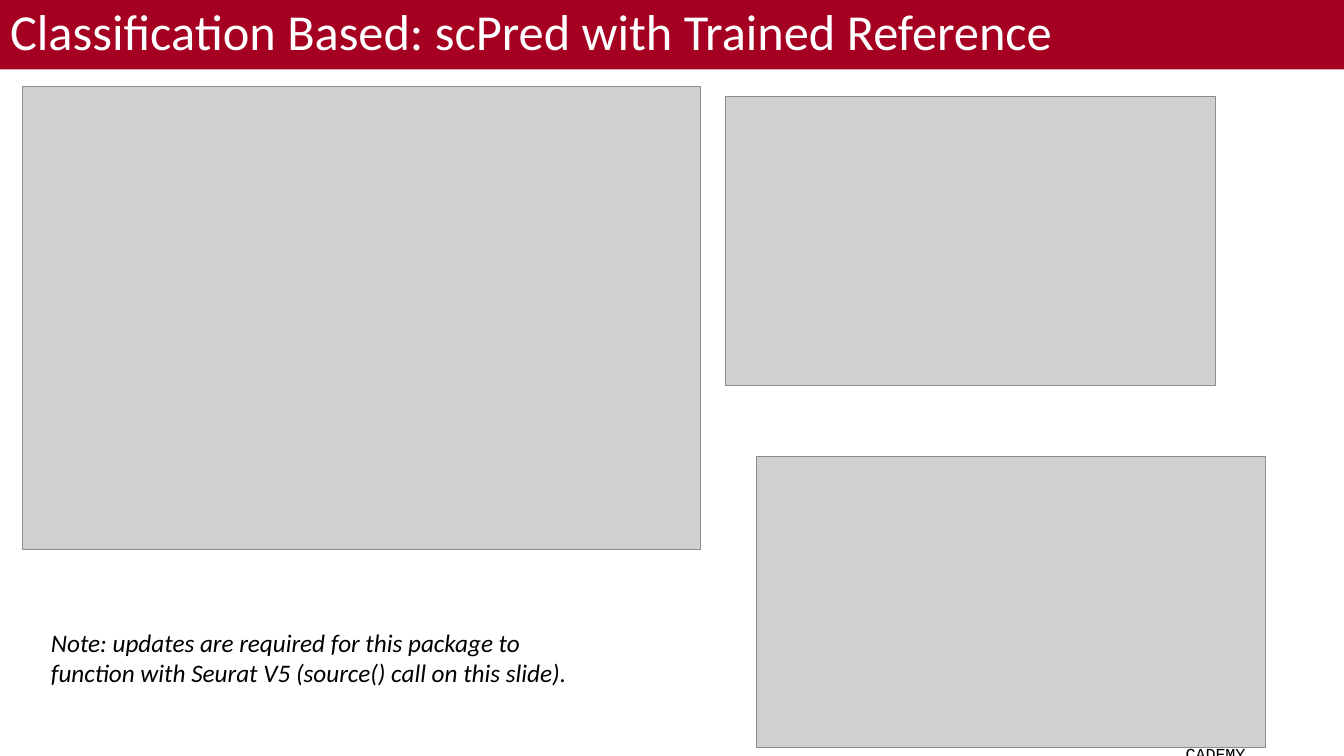
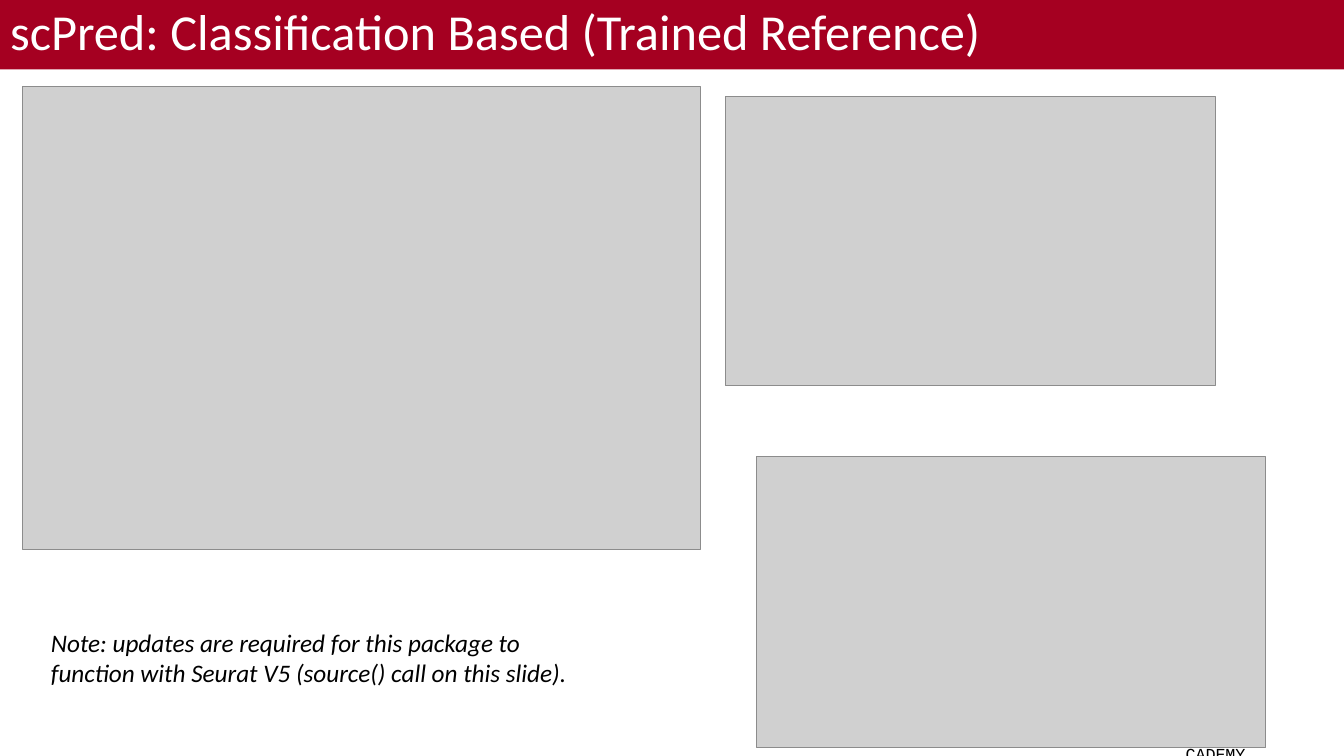
Before and after one commit to bacorli2/scrna_workshop, a slide deck: slide 8 of M4_Seurat_CellType/M4_Seurat_CellType.pptx. Drawn at 1344x756 pixels with LibreOffice and Linux fonts; fonts in the diff are those of the drawing; grey boxes stand for pictures; background and template pictures are left out. Boxes give left, top, right and bottom in pixels: in the first picture for what was removed or moved away, otherwise in the second. Text is boxed around its words. In the diff, an @@ line names an element or a change of style, - is before the commit and + after.

```diff
--- a/M4_Seurat_CellType/M4_Seurat_CellType.pptx
+++ b/M4_Seurat_CellType/M4_Seurat_CellType.pptx
@@ title at [10, 13, 980, 57]: text changed @@
-Classification Based: scPred with Trained Reference
+scPred: Classification Based (Trained Reference)
```
Also in this commit, not shown: 1 other slide changed, 2 other files.
